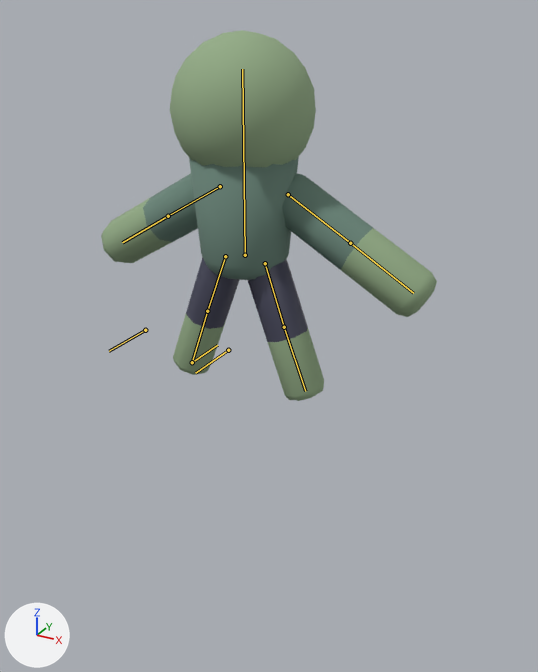
A saved change to the Blender file itcs-5232/models/enemy.blend.
Camera for both pictures: a 50 mm camera at (2.08, -3.51, 2.08) aimed at (0.07, 0.14, 0.26). Every picture has the same lights, and +X, +Y and +Z are marked at lower left. The bones that bend it are drawn over the model as lines.
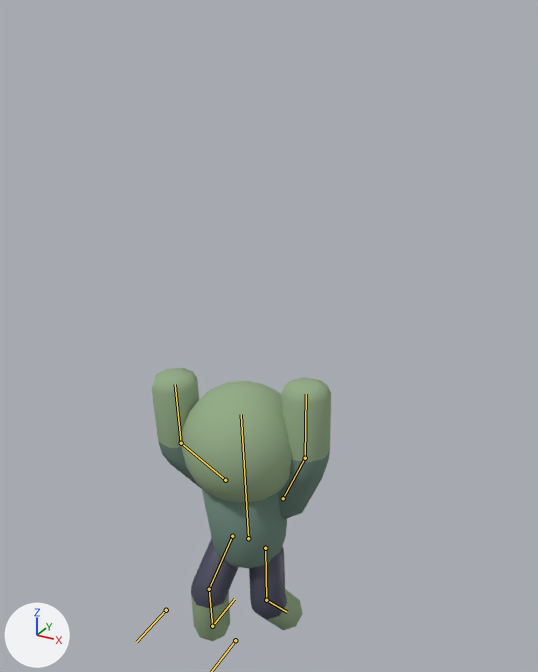
The newer file adds an action. The first version stands in its rest pose; the second is drawn at frame 0 of the action 'Spawn'.

What differs and where, as boxes [x1, y1, x2, y2] in the pictures (538 x 672 px):
'Icosphere', posed (47% narrower, 26% shorter): before [101, 30, 437, 401]; after [152, 368, 331, 641]
bone 'Root', root to tip: before (245, 255) to (242, 69); after (248, 538) to (241, 414)
bone 'ArmUpper.L', root to tip: before (288, 194) to (350, 243); after (283, 498) to (305, 458)
bone 'ArmLower.L', root to tip: before (350, 243) to (413, 293); after (305, 458) to (306, 394)
bone 'ArmUpper.R', root to tip: before (220, 186) to (168, 216); after (225, 480) to (181, 443)
bone 'ArmLower.R', root to tip: before (168, 216) to (122, 242); after (181, 443) to (175, 384)
bone 'LegIK.R', root to tip: before (192, 362) to (217, 345); after (212, 626) to (234, 599)
bone 'Target.R', root to tip: before (145, 330) to (109, 351); after (166, 610) to (136, 642)

The edits, one by one:
Bone 'Root' (bone_root) moves from (0.0, 0.0, 0.0) to (0.0, -2.0, 0.0).
Bone 'Root' (bone_root) turns from (0, 0, 0) to (4, 0, 0) degrees about its own x, y and z.
Bone 'ArmUpper.L' (bone_armupper_l) turns from (0, 0, 0) to (3, -5, 96) degrees about its own x, y and z.
Bone 'ArmLower.L' (bone_armlower_l) turns from (0, 0, 0) to (-8, -8, 28) degrees about its own x, y and z.
Bone 'ArmUpper.R' (bone_armupper_r) turns from (0, 0, 0) to (150, 40, 71) degrees about its own x, y and z.
Bone 'ArmLower.R' (bone_armlower_r) turns from (0, 0, 0) to (38, 0, 5) degrees about its own x, y and z.
Bone 'LegIK.R' (bone_legik_r) moves from (0.0, 0.0, 0.0) to (-0.861, -0.183, 1.757).
Bone 'LegIK.L' (bone_legik_l) moves from (0.0, 0.0, 0.0) to (0.861, 0.191, 1.758).
Bone 'Target.L' (bone_target_l) moves from (0.0, 0.0, 0.0) to (0.661, 0.0, -1.831).
Bone 'Target.R' (bone_target_r) moves from (0.0, 0.0, 0.0) to (-0.661, 0.0, -1.831).
